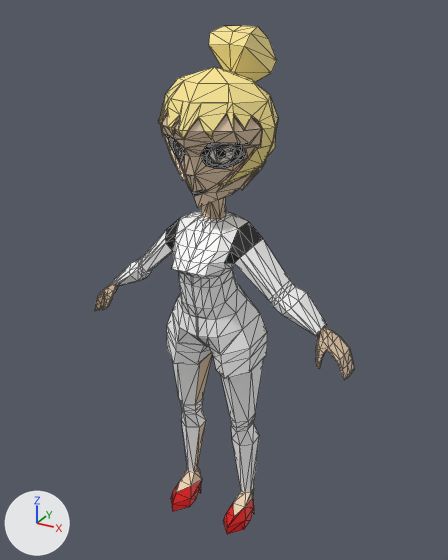
The glTF model src/assets/TKD_girl_4.gltf as it was, and as the next commit left it.
Before and after are seen from a 50 mm camera at (1.311, -2.297, 2.481) aimed at (0.003, 0.081, 1.292). Every picture has the same lights, and +X, +Y and +Z are marked at lower left. Mesh edges are drawn as thin lines. Vertices at the same position are counted once.
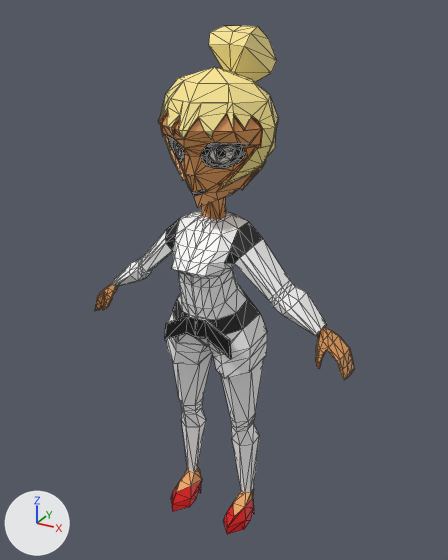
Edits to the bpy script that builds the scene:
```text
Change mat_skin:
    mat_skin.base_color: (0.807, 0.617, 0.429) -> (0.807, 0.358, 0.111)  # beige #e8ceaf -> orange #e8a15e
Change me_sphere_001:
    used by ob_sphere; location = (0.0, 0.0, 0.0)
    remove me_sphere_001.from_pydata(...)  # 1015 vertices, 1968 faces; spans x -0.68..0.69, y -0.26..0.34, z 0.01..2.41
    add me_sphere_001.from_pydata(...)  # 1035 vertices, 2010 faces; spans x -0.68..0.69, y -0.26..0.34, z 0.01..2.41
    me_sphere_001 part 1
    6 faces are deleted
    20 vertices are added at x -0.17..0.18, y -0.19..-0.17, z 1.05..1.21
    20 new faces join them, mat_black (black #030303)
    28 new faces join them, mat_jacket_whte (white #fefefe)
    me_sphere_001 part 2: 8 faces spanning x -0.14..0.15, y -0.07..0.07, z 0.14..0.9 switch from mat_skin (beige #e8ceaf) to mat_jacket_whte (white #fefefe)
    me_sphere_001 part 3: 24 faces spanning x -0.18..0.19, y -0.17..0.18, z 1.12..1.27 switch from mat_jacket_whte (white #fefefe) to mat_black (black #030303)
```

Pixel boxes (x1, y1, x2, y2) of what changed, in the pictures (448 x 560 px):
'Sphere', recoloured, reshaped
    both: (95, 26, 354, 534)
part 1 of me_sphere_001, built on
    before: (188, 315, 208, 337)
    after: (165, 315, 232, 359)
part 2 of me_sphere_001, recoloured
    both: (194, 353, 213, 472)
part 3 of me_sphere_001, recoloured (white to black)
    both: (173, 293, 260, 335)
